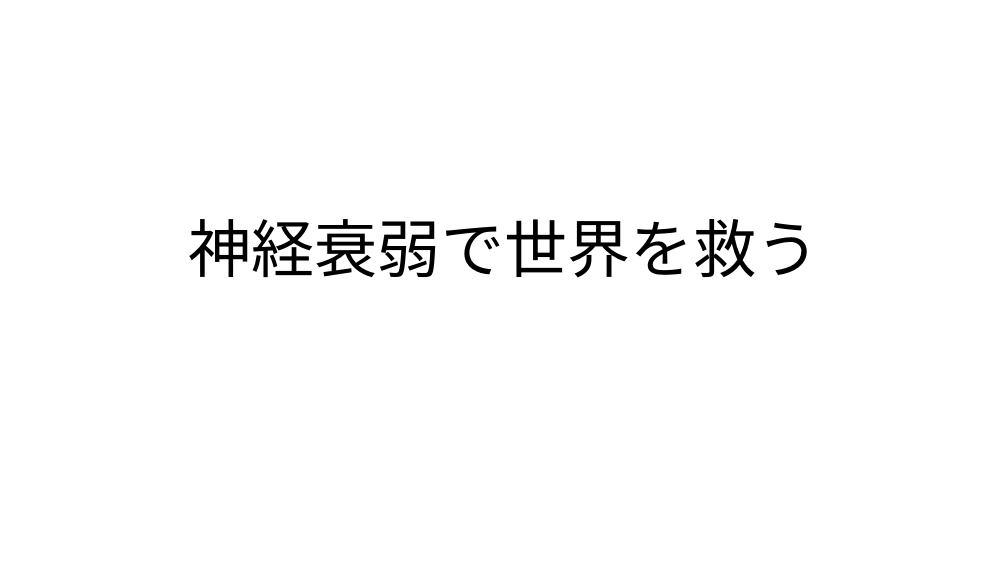
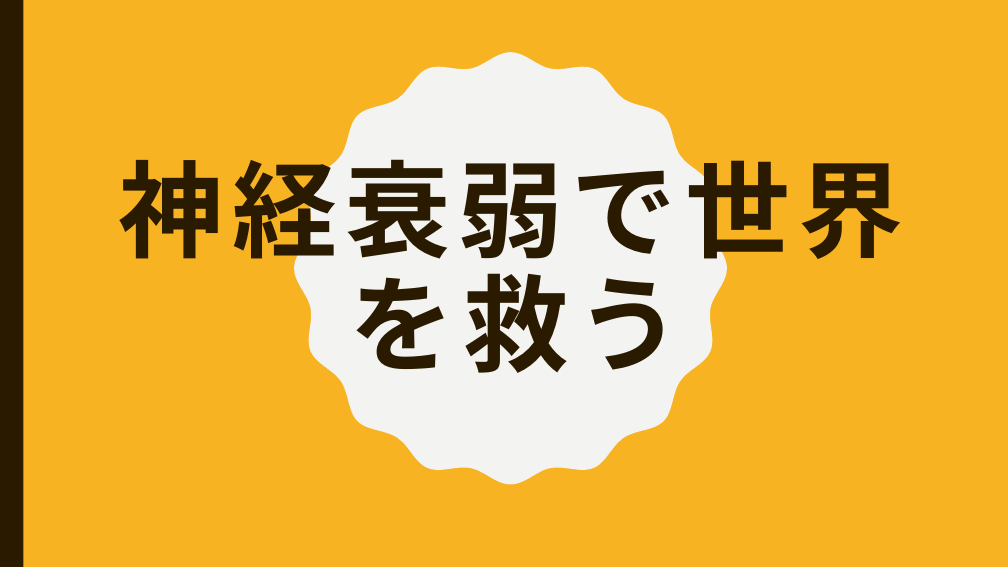
Before and after one commit to otowq/sologame, a slide deck: slide 1 of プレゼン.pptx. Drawn at 1008x567 pixels with LibreOffice and Linux fonts; fonts in the diff are those of the drawing. Boxes give left, top, right and bottom in pixels: in the first picture for what was removed or moved away, otherwise in the second. Text is boxed around its words. In the diff, an @@ line names an element or a change of style, - is before the commit and + after.

```diff
--- a/プレゼン.pptx
+++ b/プレゼン.pptx
@@ background #FFFFFF to #F8B323 @@
@@ rectangle added at (0, 0, 23, 567), fill #2A1A00 @@
@@ freeform shape added at (294, 52, 727, 485), fill #F3F3F2 @@
@@ title "神経衰弱で世界を救う": place and size @@
-title "神経衰弱で世界を救う" at (189, 219, 819, 278)
+title "神経衰弱で世界を救う" at (119, 143, 903, 388)
@@ title "神経衰弱で世界を救う" at (119, 143, 903, 388): size 60 to 100 pt, font Noto Sans CJK JP to Roboto Condensed, text colour #000000 to #2A1A00, letter spacing 0 to 8 pt, bold on; vertical alignment bottom to middle @@
```
Also in this commit, not shown: 1 other slide changed, 2 slides added, 1 slide removed, 4 other files.
